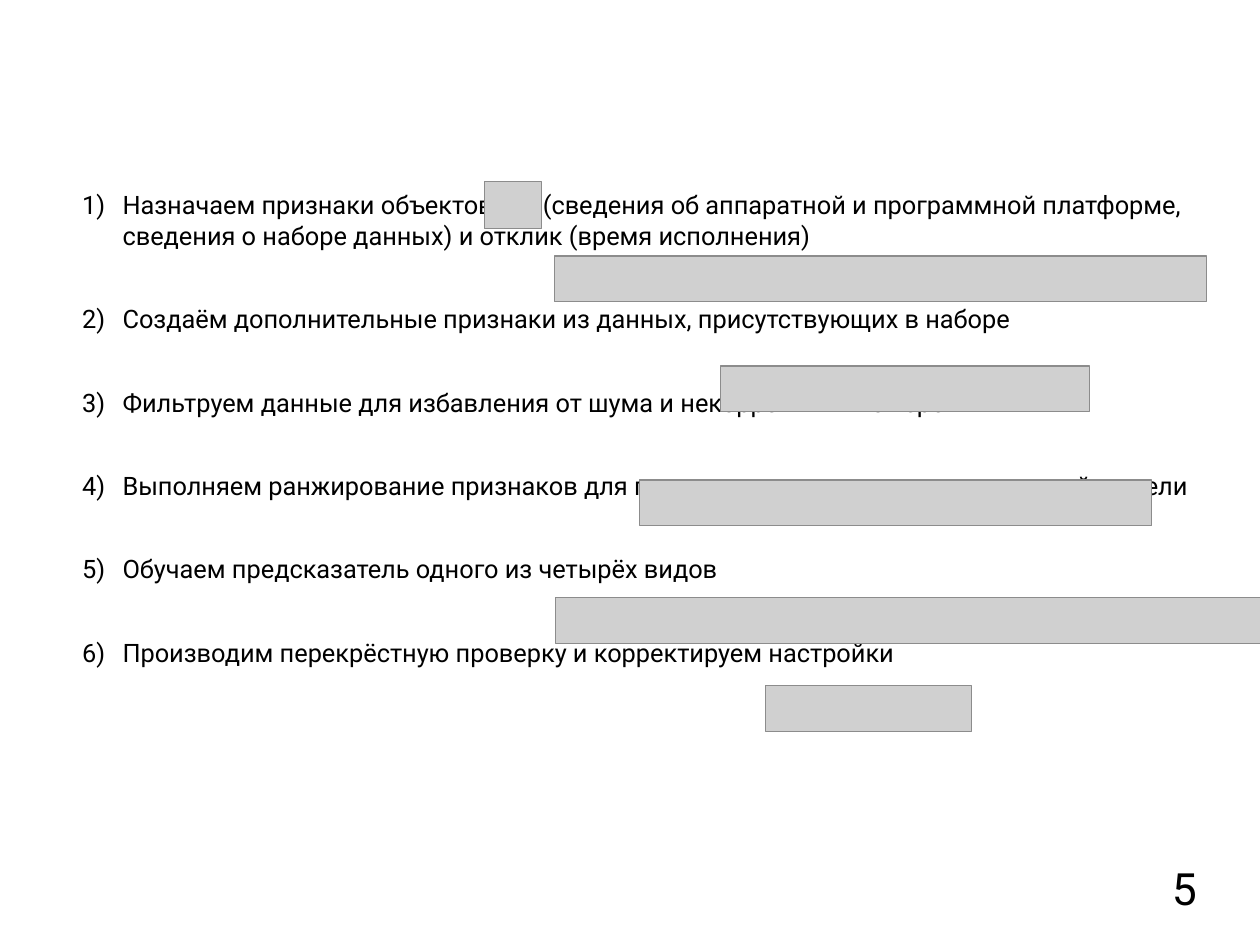
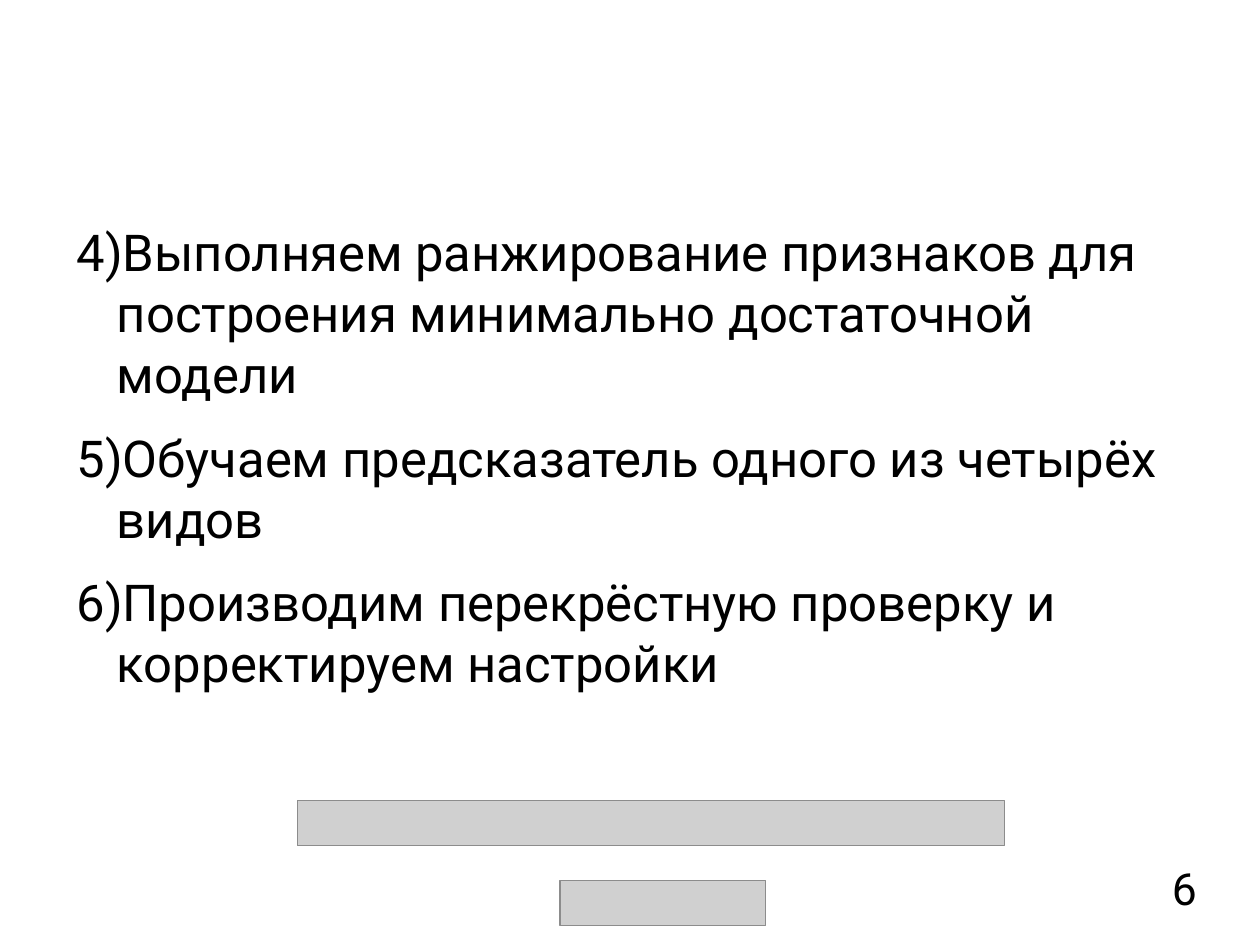
Before and after one commit to mkpankov/adaptor, a slide deck: slide 6 of diploma/defense/brochure.odp (slide 5 before the commit). Drawn at 1260x945 pixels with LibreOffice and Linux fonts; fonts in the diff are those of the drawing; grey boxes stand for pictures; background and template pictures are left out. Boxes give left, top, right and bottom in pixels: in the first picture for what was removed or moved away, otherwise in the second. Text is boxed around its words. In the diff, an @@ line names an element or a change of style, - is before the commit and + after.

```diff
--- a/diploma/defense/brochure.odp
+++ b/diploma/defense/brochure.odp
@@ text at bbox=[123, 191, 1180, 418]: paragraphs removed @@
-1) Назначаем признаки объектов (сведения об аппаратной и программной платформе, сведения о наборе данных) и отклик (время исполнения)
-2) Создаём дополнительные признаки из данных, присутствующих в наборе
-3) Фильтруем данные для избавления от шума и некорректных измерений
@@ title removed at bbox=[477, 181, 783, 204] @@
-Метод статистического анализа быстродействия программ “Velocitas”
@@ picture removed at bbox=[485, 182, 542, 229] @@
@@ text "Выполняем ранжирование признаков для построения ...": place and size @@
-text "Выполняем ранжирование признаков для построения ..." at bbox=[123, 191, 1187, 668]
+text "Выполняем ранжирование признаков для построения ..." at bbox=[76, 230, 1157, 693]
@@ text "Выполняем ранжирование признаков для построения ..." at bbox=[76, 230, 1157, 693]: size 16 to 32 pt @@
@@ picture removed at bbox=[640, 480, 1153, 526] @@
@@ picture removed at bbox=[556, 598, 1260, 644] @@
@@ picture removed at bbox=[766, 686, 972, 732] @@
@@ picture: place and size @@
-picture at bbox=[555, 256, 1207, 302]
+picture at bbox=[297, 800, 1005, 846]
@@ picture: place and size @@
-picture at bbox=[721, 366, 1090, 412]
+picture at bbox=[560, 880, 766, 926]
@@ page number at bbox=[1172, 873, 1197, 906]: text changed @@
-5
+6
```
Also in this commit, not shown: 1 slide added.
